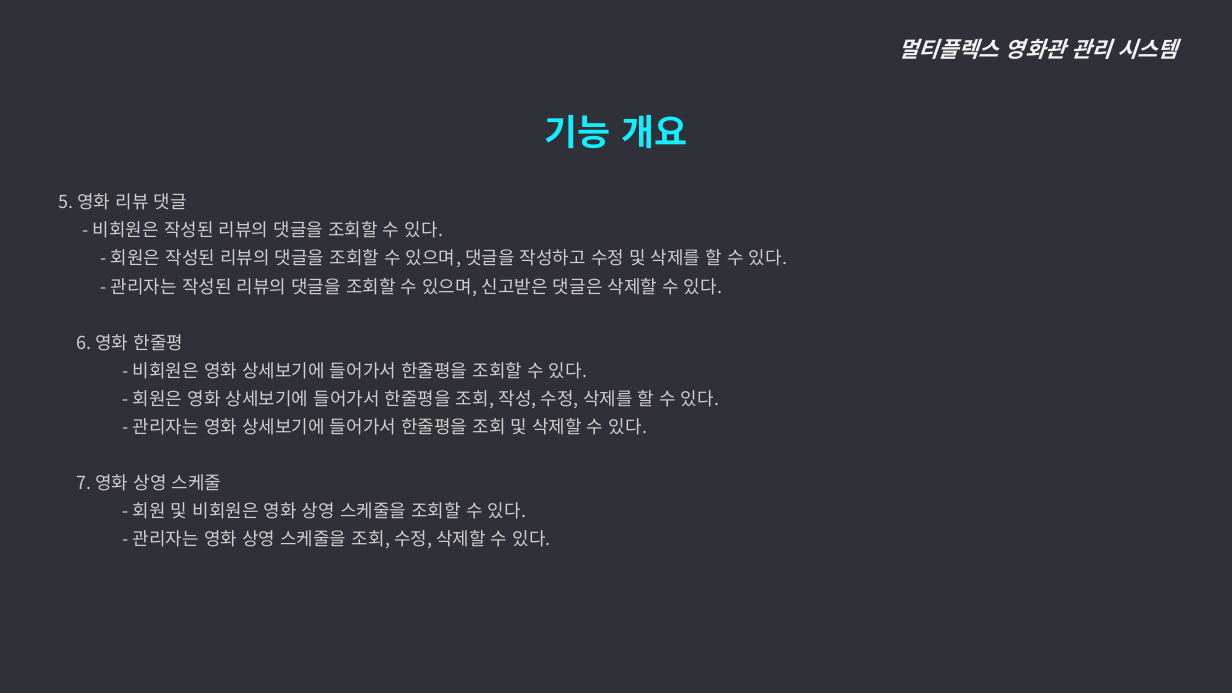
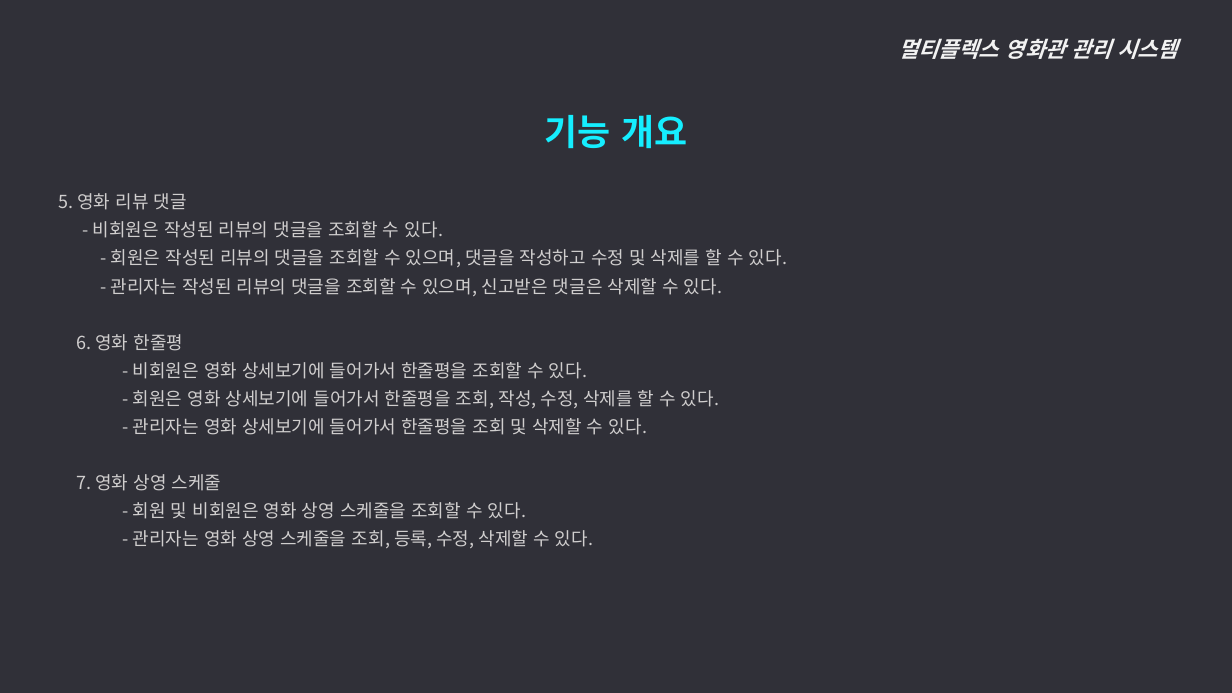
Before and after one commit to ywc-412/MultiplexTeamProject, a slide deck: slide 5 of 개발문서/2조 개요, 요구사항, 메뉴구조도.pptx. Drawn at 1232x693 pixels with LibreOffice and Linux fonts; fonts in the diff are those of the drawing. Boxes give left, top, right and bottom in pixels: in the first picture for what was removed or moved away, otherwise in the second. Text is boxed around its words. In the diff, an @@ line names an element or a change of style, - is before the commit and + after.

```diff
--- a/개발문서/2조 개요, 요구사항, 메뉴구조도.pptx
+++ b/개발문서/2조 개요, 요구사항, 메뉴구조도.pptx
@@ text at [133, 530, 593, 548]: text changed @@
-    - 관리자는 영화 상영 스케줄을 조회, 수정, 삭제할 수 있다.
+    - 관리자는 영화 상영 스케줄을 조회, 등록, 수정, 삭제할 수 있다.
```
Also in this commit, not shown: 2 other slides changed, 13 slides added, 12 slides removed.
